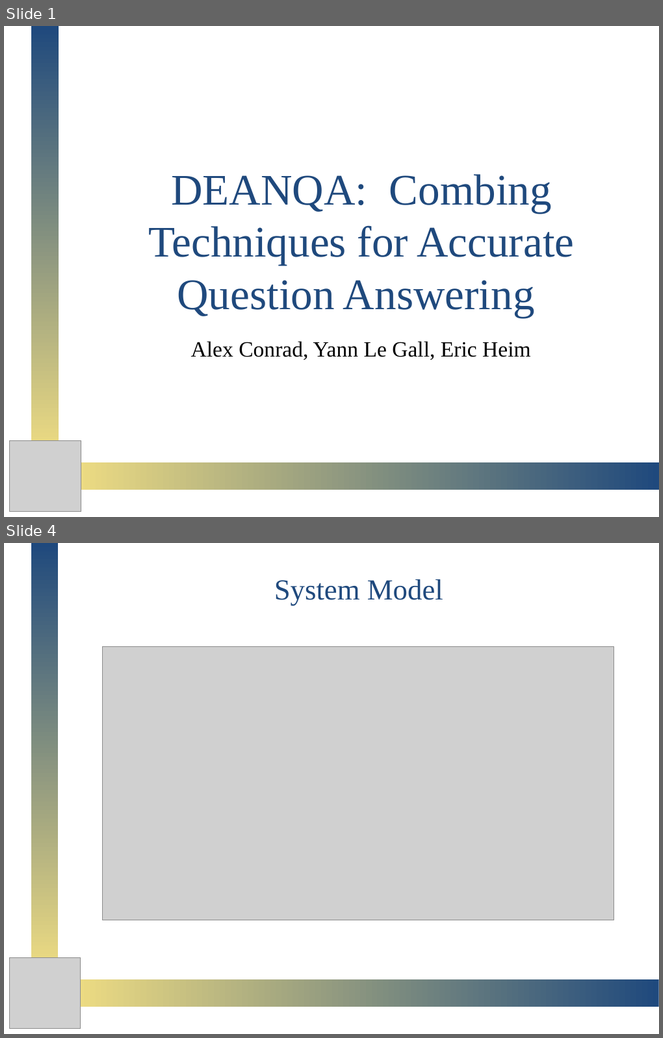
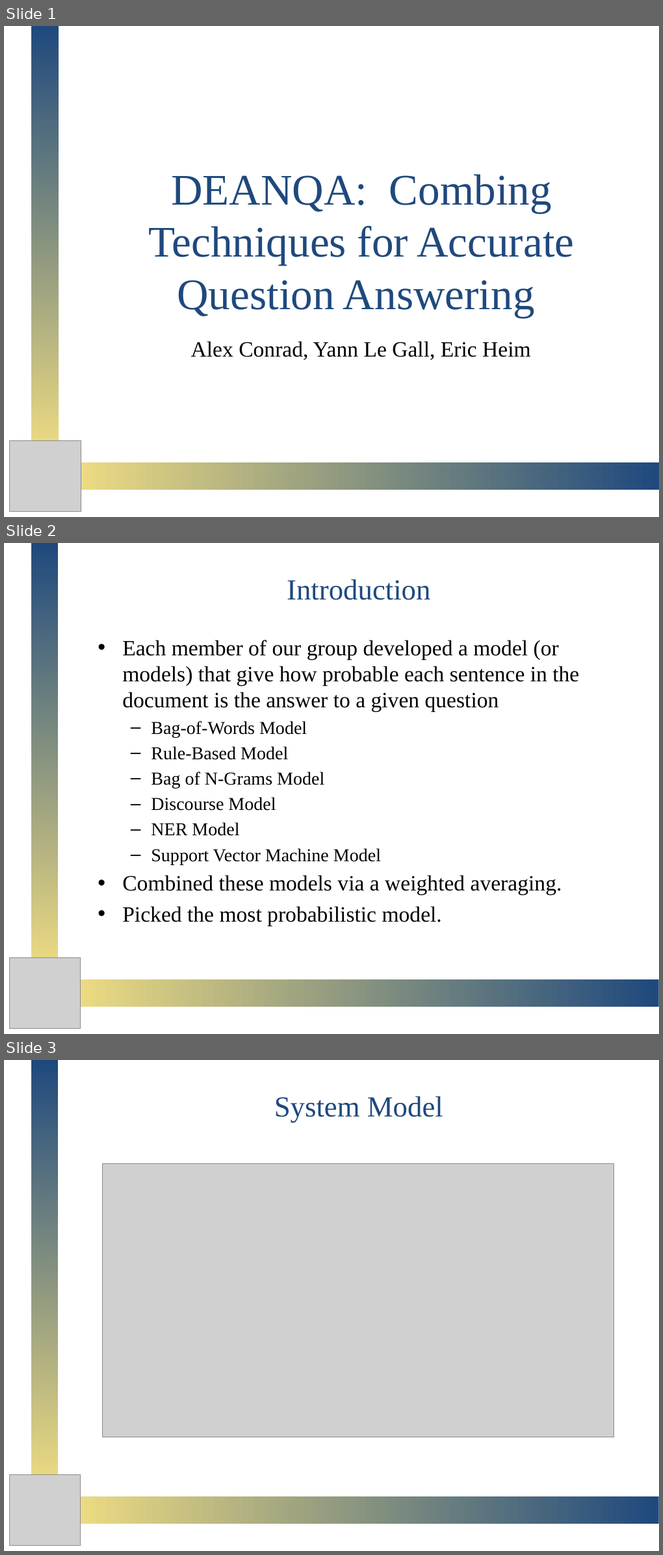
Before and after one commit to omgpotatoes/DEANQA, a slide deck: presentation/DeanQA.pptx. Shown one above the other, each under a label of ours: slides 1 and 4 before the commit, slides 1, 2 and 3 after it; the slides between them are not shown. The pictures are 663x1038 and 663x1555 pixels, drawn with LibreOffice and Linux fonts; fonts in the diff are those of the drawing; grey boxes stand for pictures. Boxes give left, top, right and bottom in pixels: in the first picture for what was removed or moved away, otherwise in the second. Text is boxed around its words. In the diff, an @@ line names an element or a change of style, - is before the commit and + after.

Commit message:
Added Yann's and Alex's Slides, updated the references and slides where Alex's stuff went, and added an introduction slide

```diff
--- a/presentation/DeanQA.pptx
+++ b/presentation/DeanQA.pptx
@@ slide 2 added at <box>4,543,659,1034</box>, background #FFFFFF @@
@@ rectangle added at <box>31,544,59,971</box>, fill gradient #D2DDF1 to #1F497D to #EEDC82 @@
@@ title added at <box>287,579,430,600</box>, 32 pt, text #1F497D @@
+Introduction
@@ text added at <box>122,640,579,926</box>, 24 pt, text #000000 @@
+• Each member of our group developed a model (or models) that give how probable each sentence in the document is the answer to a given question
+  – Bag-of-Words Model
+  – Rule-Based Model
+  – Bag of N-Grams Model
+  – Discourse Model
+  – NER Model
+  – Support Vector Machine Model
+• Combined these models via a weighted averaging.
+• Picked the most probabilistic model.
@@ picture added at <box>9,958,81,1029</box> @@
@@ rectangle added at <box>73,980,659,1008</box>, fill gradient #D2DDF1 to #1F497D to #EEDC82 @@
@@ what was slide 4 is now slide 3 @@
```
Also in this commit, not shown: 4 slides changed, 5 other slides added.
